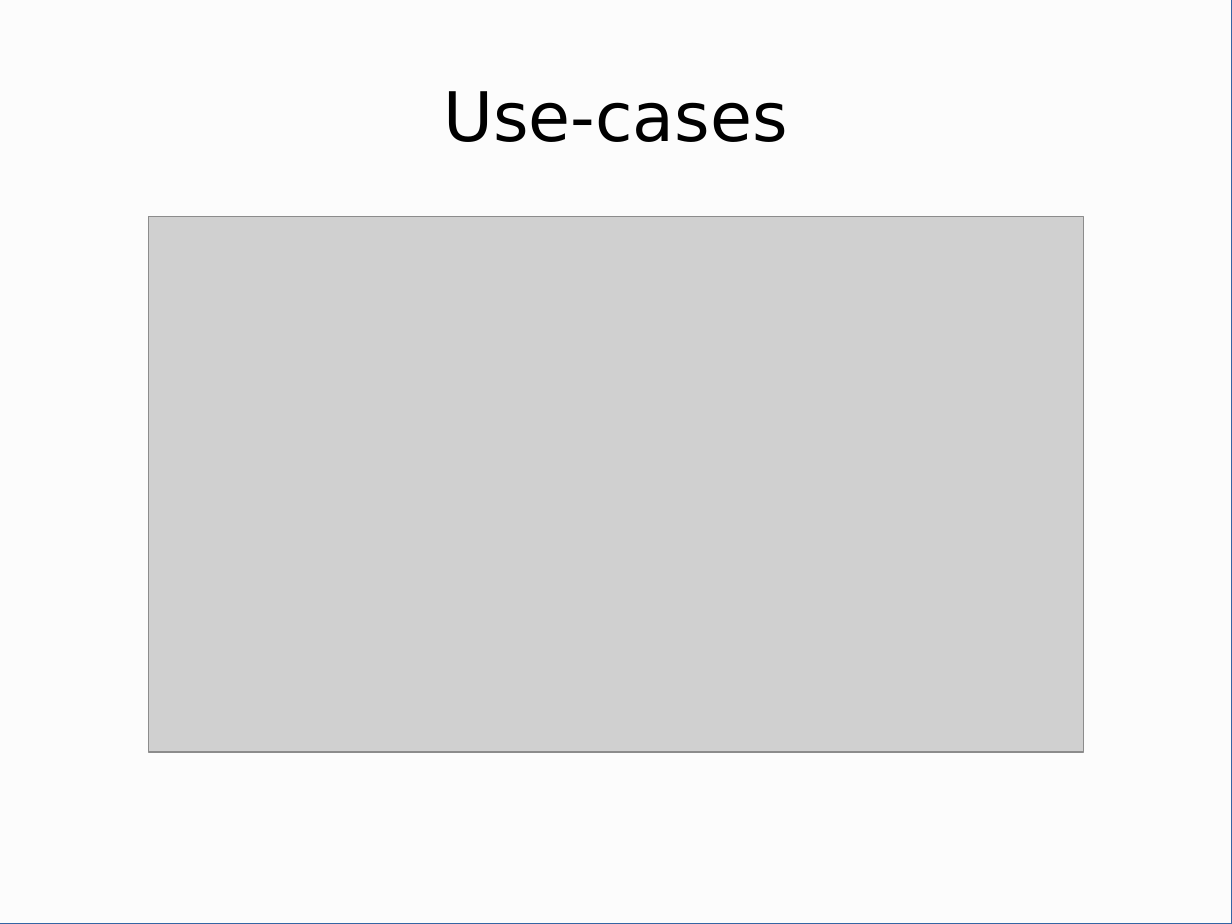
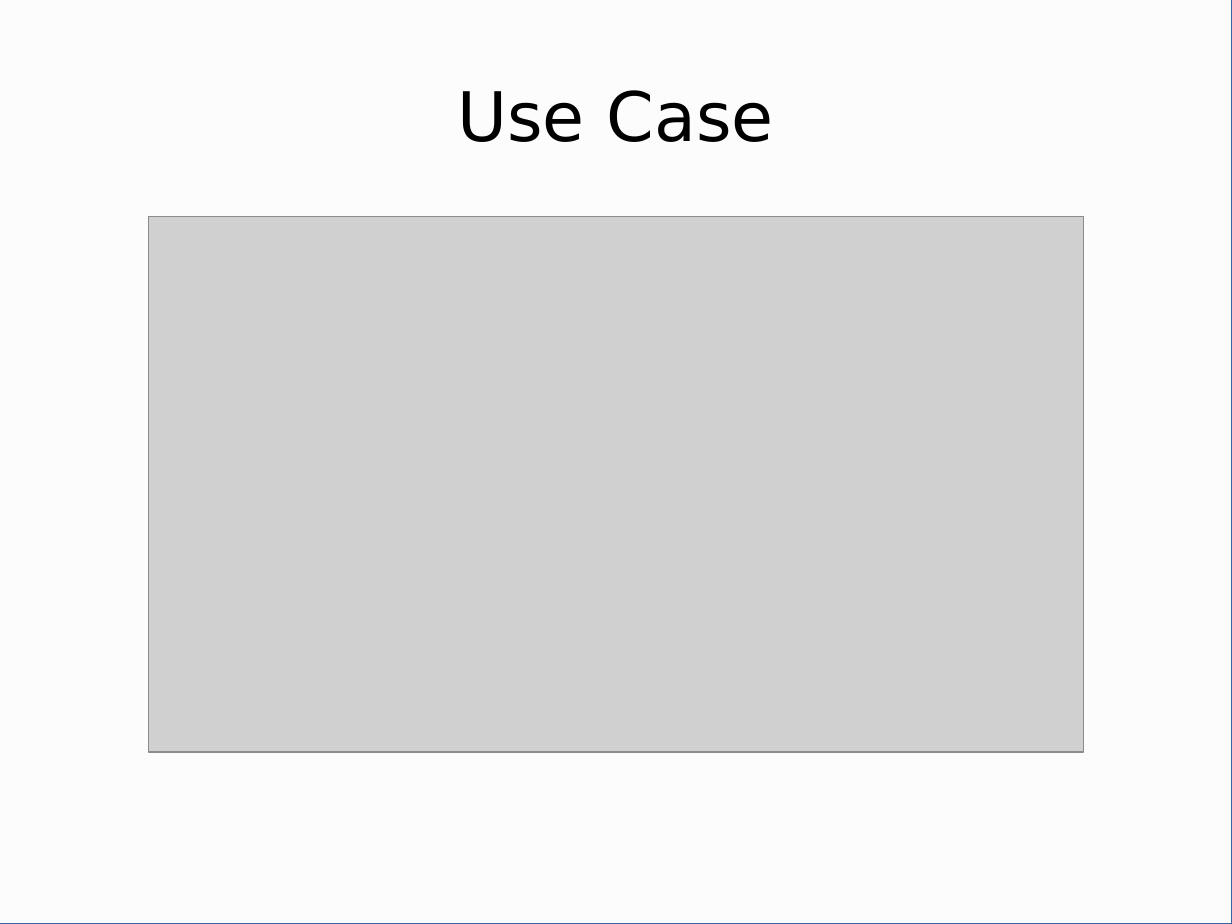
Before and after one commit to enra64/psychic-giggle, a slide deck: slide 3 of zwischenstand anfang dezember.odp. Drawn at 1232x924 pixels with LibreOffice and Linux fonts; fonts in the diff are those of the drawing; grey boxes stand for pictures. Boxes give left, top, right and bottom in pixels: in the first picture for what was removed or moved away, otherwise in the second. Text is boxed around its words. In the diff, an @@ line names an element or a change of style, - is before the commit and + after.

```diff
--- a/zwischenstand anfang dezember.odp
+++ b/zwischenstand anfang dezember.odp
@@ title at [458,90,774,142]: text changed @@
-Use-cases
+Use Case
```
Also in this commit, not shown: 2 other slides changed, 4 slides added, 4 slides removed, 17 other files.
